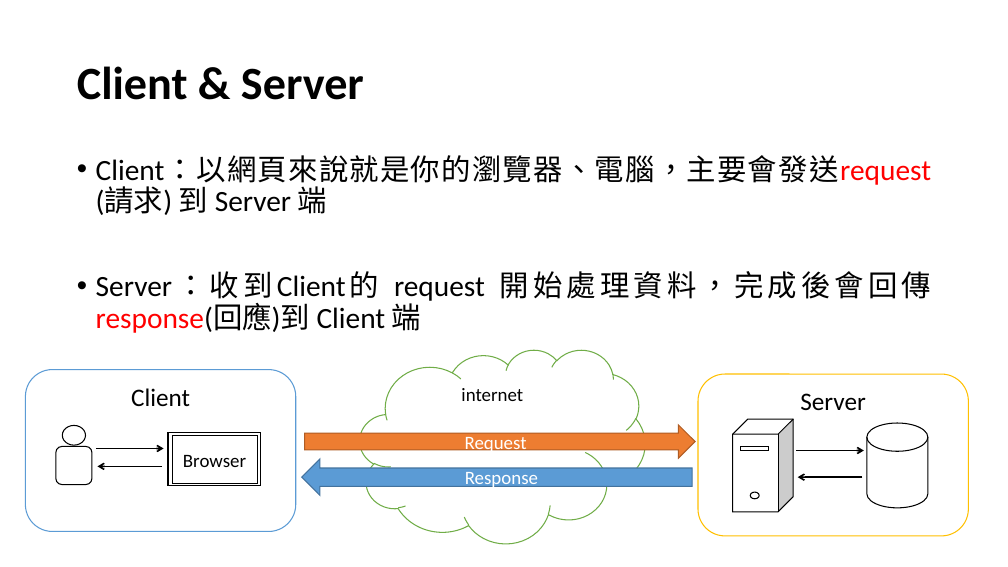
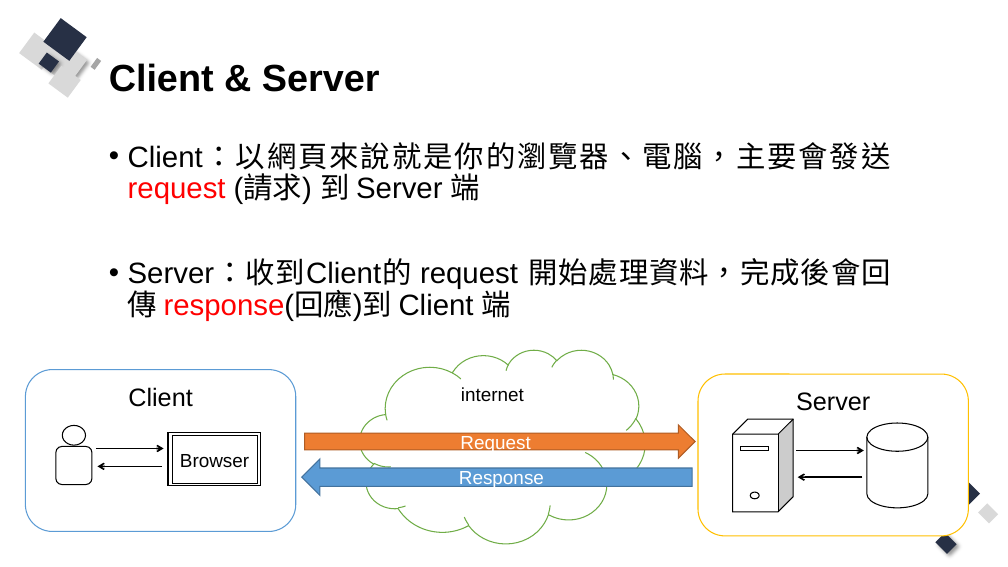
Before and after one commit to Q81JIAXIONG/-, a slide deck: slide 3 of 投影片/1.網頁基礎.pptx. Drawn at 1008x567 pixels with LibreOffice and Linux fonts; fonts in the diff are those of the drawing. Boxes give left, top, right and bottom in pixels: in the first picture for what was removed or moved away, otherwise in the second. Text is boxed around its words. In the diff, an @@ line names an element or a change of style, - is before the commit and + after.

```diff
--- a/投影片/1.網頁基礎.pptx
+++ b/投影片/1.網頁基礎.pptx
@@ title "Client & Server": place and size @@
-title "Client & Server" at [77, 66, 364, 100]
+title "Client & Server" at [109, 63, 380, 92]
@@ title "Client & Server" at [109, 63, 380, 92]: size 44 to 36 pt, font Calibri to Arial @@
@@ group added at [20, 18, 102, 97]: 8 rectangles @@
@@ font Calibri to Arial in 7 elements at [26, 370, 296, 532], [360, 349, 645, 543], [698, 374, 969, 536], [172, 436, 257, 483], [305, 425, 695, 458], [302, 459, 692, 495], [128, 143, 891, 320] @@
@@ text "Client：以網頁來說就是你的瀏覽器、電腦，主要會發送request (請求) 到 Server 端": place and size @@
-text "Client：以網頁來說就是你的瀏覽器、電腦，主要會發送request (請求) 到 Server 端" at [96, 155, 931, 333]
+text "Client：以網頁來說就是你的瀏覽器、電腦，主要會發送request (請求) 到 Server 端" at [128, 143, 891, 320]
@@ rectangle added at [956, 480, 981, 505], fill #273045 @@
@@ rectangle added at [979, 504, 999, 523], fill #D9D9D9 @@
@@ rectangle added at [935, 533, 957, 554], fill #273045 @@
```
Also in this commit, not shown: 11 other slides changed, 15 slides added, 8 slides removed, 16 other files.
